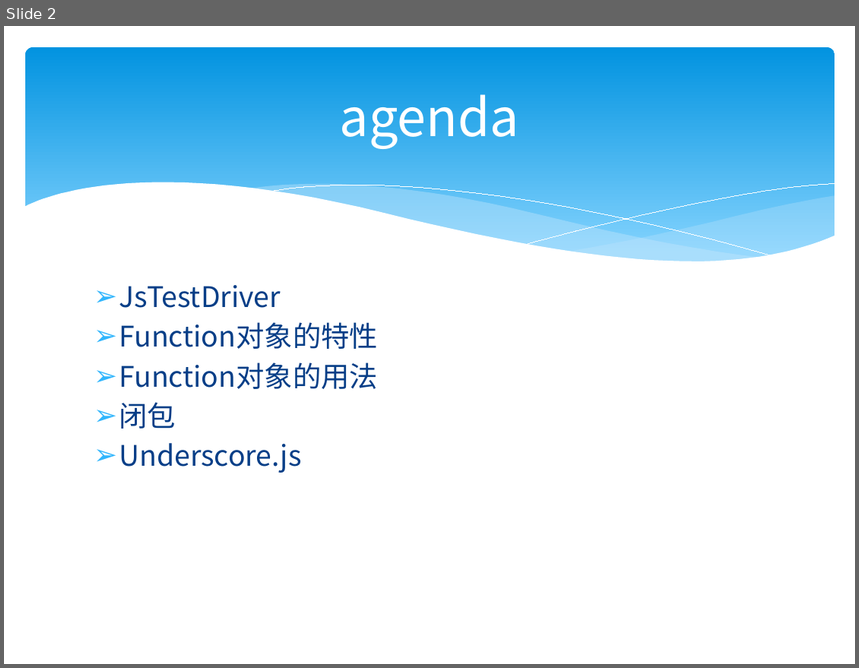
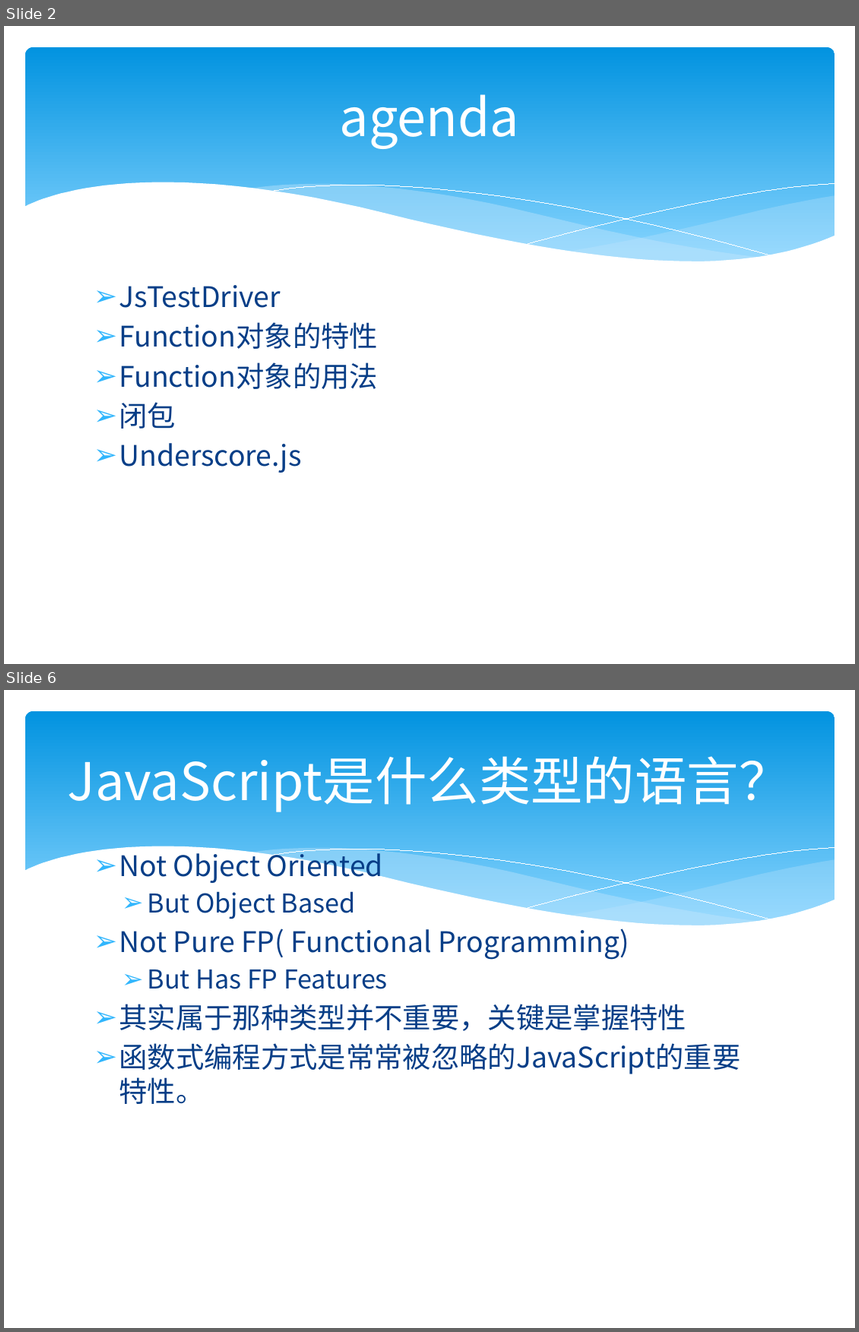
Before and after one commit to zjumty/jsfunc_training, a slide deck: JavaScriptFunctionObject.pptx. Shown one above the other, each under a label of ours: slide 2 before the commit, slides 2 and 6 after it; the slides between them are not shown. The pictures are 859x668 and 859x1332 pixels, drawn with LibreOffice and Linux fonts; fonts in the diff are those of the drawing. Boxes give left, top, right and bottom in pixels: in the first picture for what was removed or moved away, otherwise in the second. Text is boxed around its words. In the diff, an @@ line names an element or a change of style, - is before the commit and + after.

```diff
--- a/JavaScriptFunctionObject.pptx
+++ b/JavaScriptFunctionObject.pptx
@@ slide 6 added at (4, 690, 855, 1328), background #FFFFFF; not listed: 6 template elements that a slide beside it also shows @@
@@ title added at (68, 756, 791, 812), 44 pt, text #FFFFFF @@
+JavaScript是什么类型的语言？
@@ text added at (120, 847, 741, 1104), 24 pt, text #073E87 @@
+➢ Not Object Oriented
+  ➢ But Object Based
+➢ Not Pure FP( Functional Programming)
+  ➢ But Has FP Features
+➢ 其实属于那种类型并不重要，关键是掌握特性
+➢ 函数式编程方式是常常被忽略的JavaScript的重要特性。
```
Also in this commit, not shown: 1 slide changed, 7 other slides added, 3 other files.
